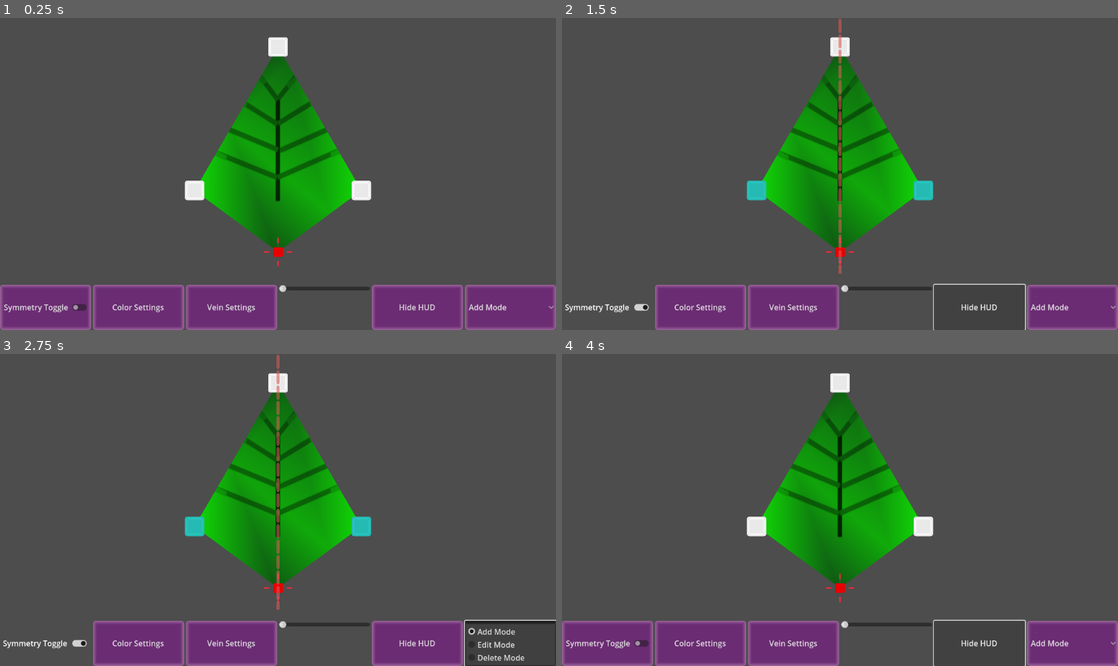
Above: before the commit, frames 1-4 (two rows, left to right).
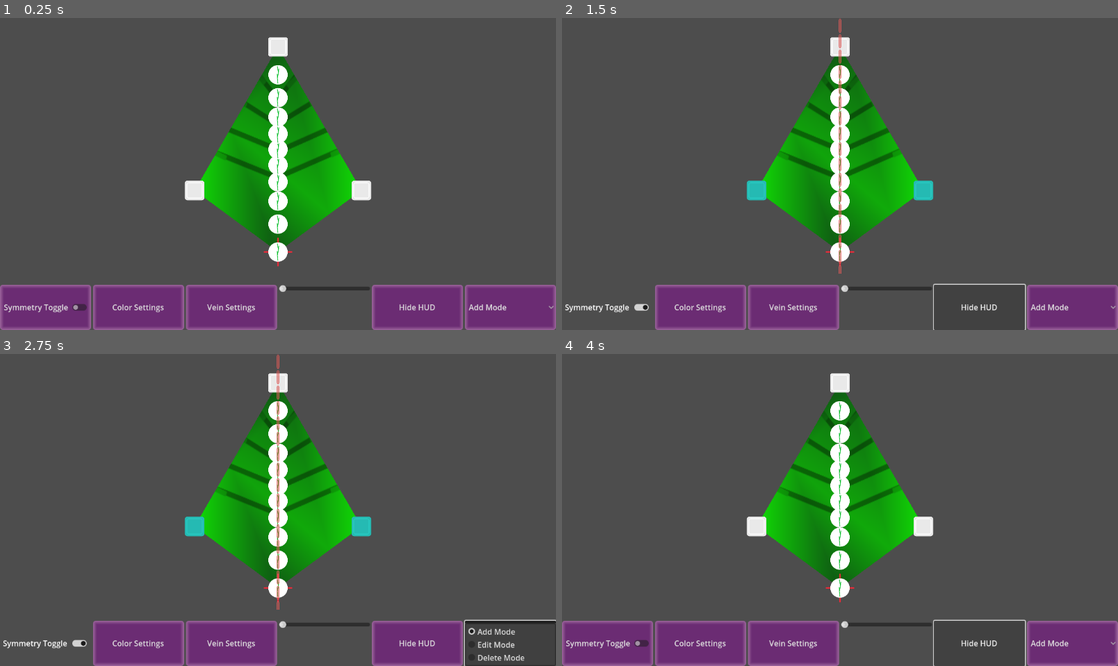
Above: after the commit, the same moments.

Repository: LettucePie/persephone
Game: Godot game, scene res://design/leafmaker.tscn
Same seed, same stepped clock (60 frames per second), same inputs: the game is played once before the commit and once after it.
Inputs:
- Up to frame 1 (0.25 s): no input
- Up to frame 2 (1.5 s): click "Symmetry Toggle" at 0.5 s; click "Hide HUD" at 1.25 s
- Up to frame 3 (2.75 s): click "Add Mode" at 2 s
- Up to frame 4 (4 s): click "Symmetry Toggle" at 2.75 s; click "Hide HUD" at 3.5 s

The runs differ from the first frame. In frame 1, 1.7% of the frame differs, in the area x 48-52%, y 15-79%; in frame 2, 1.7%; in frame 3, 1.7%; in frame 4, 1.7%.

Commit message:
Added instructions for working with grid and center points

Diff:
--- a/design/leaf_area.gd
+++ b/design/leaf_area.gd
@@ -95,3 +95,16 @@
 				closest_point = cen_point["point"]
 		print("Returning Central Point: ", closest_point)
 		return closest_point
+
+
+func get_closest_grid_point(pos : Vector2, min_frame : Vector2, max_frame : Vector2):
+	var compare_distance = get_window().get_size().length() * 2.0
+	var closest_grid_point = null
+	for grid_pos in positions:
+		if grid_pos > min_frame and grid_pos < max_frame:
+			var dist = pos.distance_to(grid_pos)
+			if dist < compare_distance:
+				compare_distance = dist
+				closest_grid_point = grid_pos
+	print("Returning Closest grid point: ", closest_grid_point, " with distance of: ", compare_distance)
+	return closest_grid_point
--- a/design/leafmaker.tscn
+++ b/design/leafmaker.tscn
@@ -26,6 +26,14 @@
 leaf_texture_default = ExtResource("9")
 vein_texture = ExtResource("5_rh8kf")
 grid_density = 14
+in_tangent_height = null
+out_tangent_height = null
+in_dir_force = null
+out_dir_force = null
+in_tangent_height_round = null
+out_tangent_height_round = null
+in_dir_force_round = null
+out_dir_force_round = null
 
 [node name="Polygon2D" type="Polygon2D" parent="canvas"]
 visible = false
--- a/design/leafmaker_canvas.gd
+++ b/design/leafmaker_canvas.gd
@@ -640,18 +640,36 @@
 		var closest_cen_point = $Area2D.get_closest_central_point(percent_pos)
 		if !point_steps.has(closest_cen_point) and closest_cen_point != null:
 			point_steps.append(closest_cen_point)
+	print("Build the line, using point steps if necessary")
+	var main_path : PackedVector2Array = []
+	var control_1 = origin_pos.lerp(farthest_point.visual_node.position, 0.5)
+	var control_2 = control_1
 	if point_steps.size() > 0:
-		print("Point Steps!")
-		for i in point_steps.size():
-			print(i, " / ", point_steps.size() - 1)
-			print("Okay, what if the vein is supposed to be a straight line?")
-			print("I need to check the angle or something to detect if pathing is necessary...")
-#	print("Instead maybe use Central Points that have a lot of grid neighbors to detect a central mass")
-#	print("Then use those coordinates to make a curve to the furthest from origin...")
-#	print("Central Points (from the leaf_area.gd) could also function as starting points for more veins...")
-#	print("Interpolate Points")
-	var main_path : PackedVector2Array = []
-#	vein_paths.append(main_path)
+		print("Point Steps are present, use them.")
+		if point_steps.size() == 2:
+			print("2 Point Steps are marked, perfect for control_1 and control_2 of bezier_interpolate")
+		elif point_steps.size() > 2:
+			print("Excess point steps are available, truncate and average them out.")
+	else:
+		print("No point steps are available, resort to anchoring to closest grid point.")
+		var min_clamp = origin_pos
+		var max_clamp = farthest_point.visual_node.position
+		if origin_pos > max_clamp:
+			min_clamp = max_clamp
+			max_clamp = origin_pos
+		var closest_point = $Area2D.get_closest_grid_point(control_1, min_clamp, max_clamp)
+		if closest_point != null:
+			control_1 = closest_point
+			control_2 = closest_point
+	for i in 10:
+		main_path.append(
+			origin_pos.bezier_interpolate(
+				control_1,
+				control_2,
+				farthest_point.visual_node.position,
+				float(i) / 10.0)
+		)
+	vein_paths.append(main_path)
 
 
 func update_leaf_visual(hd : bool):
--- /dev/null
+++ b/testing/bez_func.gd
@@ -0,0 +1,24 @@
+extends Node2D
+
+@export var icon : Texture2D
+@export var point_a : Vector2 = Vector2(100, 100)
+@export var point_b : Vector2 = Vector2(800, 200)
+
+
+# Called when the node enters the scene tree for the first time.
+func _ready():
+	var pos_1 = $control_1.get_position()
+	var pos_2 = $control_2.get_position()
+#	pos_1 = pos_2
+	for i in 10:
+		var new_sprite = Sprite2D.new()
+		new_sprite.texture = icon
+		var percent = float(i + 1.0) / 10.0
+		var pos = point_a.bezier_interpolate(pos_1, pos_2, point_b, percent)
+		new_sprite.position = pos
+		add_child(new_sprite)
+
+
+# Called every frame. 'delta' is the elapsed time since the previous frame.
+func _process(delta):
+	pass
--- /dev/null
+++ b/testing/bez_func.tscn
@@ -0,0 +1,20 @@
+[gd_scene load_steps=4 format=3 uid="uid://ba705nfnlhuvf"]
+
+[ext_resource type="Script" path="res://testing/bez_func.gd" id="1_0cjbu"]
+[ext_resource type="Texture2D" uid="uid://cg07jcec6ffve" path="res://icon.png" id="2_u80bp"]
+[ext_resource type="Texture2D" uid="uid://dnhbvug2rhhce" path="res://design/bezier_circle.png" id="3_vmusl"]
+
+[node name="BezFunc" type="Node2D"]
+script = ExtResource("1_0cjbu")
+icon = ExtResource("2_u80bp")
+
+[node name="control_1" type="Sprite2D" parent="."]
+modulate = Color(1, 0.266667, 1, 1)
+position = Vector2(173, 305)
+scale = Vector2(0.2, 0.2)
+texture = ExtResource("3_vmusl")
+
+[node name="control_2" type="Sprite2D" parent="."]
+position = Vector2(524, 42)
+scale = Vector2(0.2, 0.2)
+texture = ExtResource("3_vmusl")
